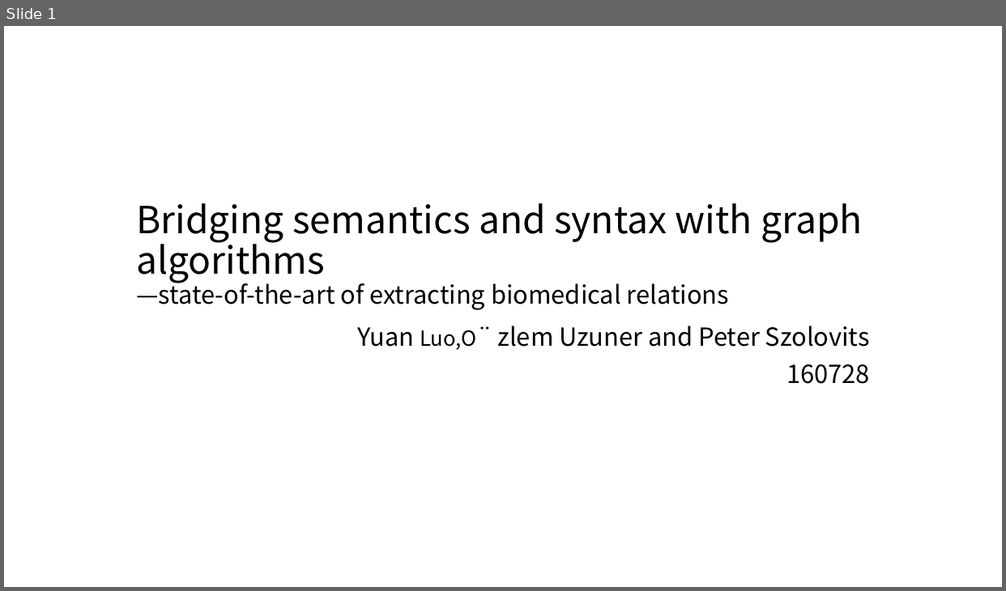
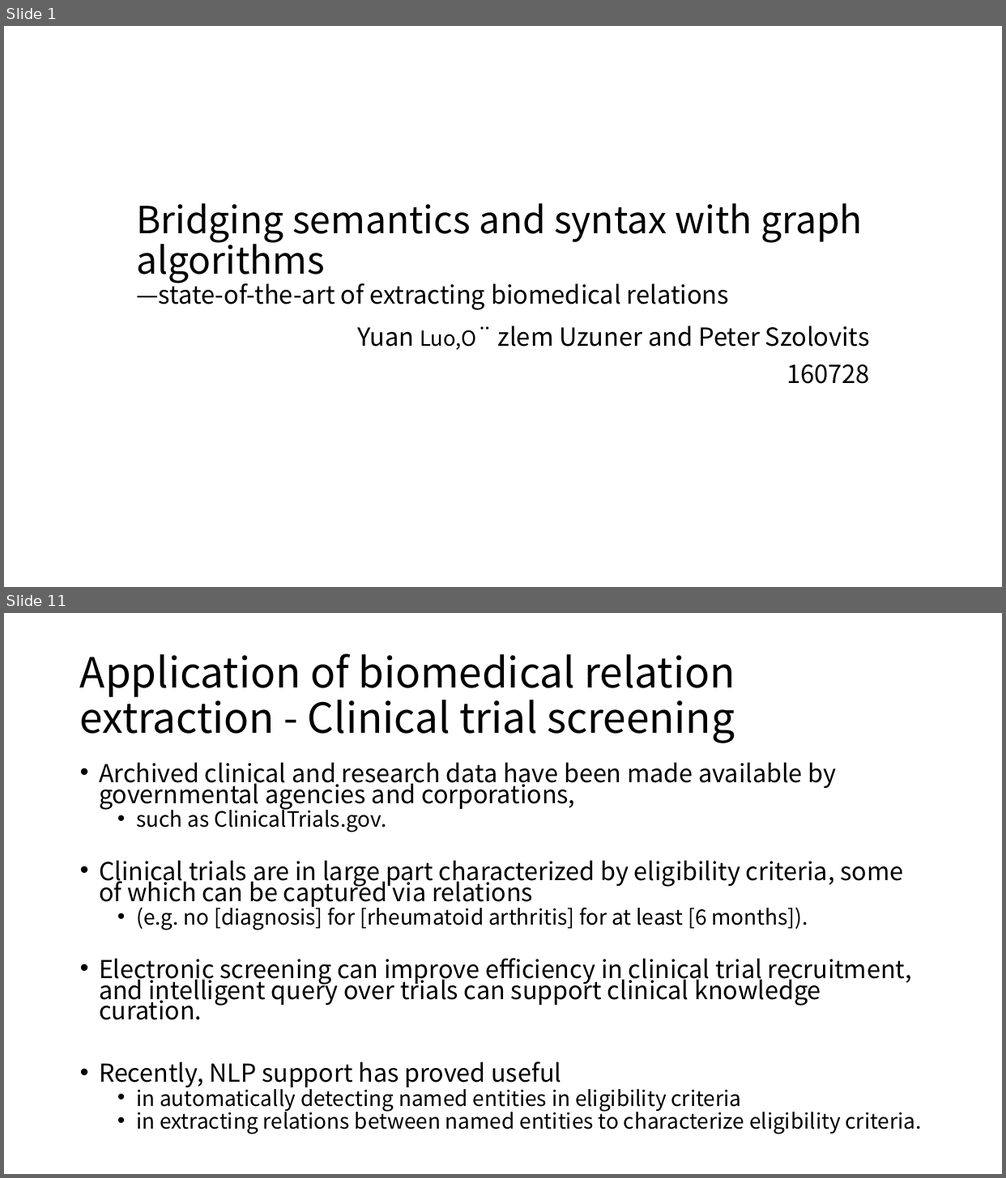
Before and after one commit to moklise/TIL, a slide deck: Review/Brief Bioinform_2016_Luo_Bridging semantics and syntax with graph algorithm/Bridging semantics and syntax with graph.pptx. Shown one above the other, each under a label of ours: slide 1 before the commit, slides 1 and 11 after it; the slides between them are not shown. The pictures are 1006x591 and 1006x1178 pixels, drawn with LibreOffice and Linux fonts; fonts in the diff are those of the drawing; background and template pictures are left out. Boxes give left, top, right and bottom in pixels: in the first picture for what was removed or moved away, otherwise in the second. Text is boxed around its words. In the diff, an @@ line names an element or a change of style, - is before the commit and + after.

```diff
--- a/Review/Brief Bioinform_2016_Luo_Bridging semantics and syntax with graph algorithm/Bridging semantics and syntax with graph.pptx
+++ b/Review/Brief Bioinform_2016_Luo_Bridging semantics and syntax with graph algorithm/Bridging semantics and syntax with graph.pptx
@@ slide 11 added at box(4, 613, 1002, 1174), background #FFFFFF @@
@@ title added at box(80, 653, 735, 743), 40 pt, text #000000 @@
+Application of biomedical relation extraction - Clinical trial screening
@@ text added at box(99, 762, 922, 1135), 23.8 pt, text #000000 @@
+• Archived clinical and research data have been made available by governmental agencies and corporations,
+  • such as ClinicalTrials.gov.
+• Clinical trials are in large part characterized by eligibility criteria, some of which can be captured via relations
+  • (e.g. no [diagnosis] for [rheumatoid arthritis] for at least [6 months]).
+• Electronic screening can improve efficiency in clinical trial recruitment, and intelligent query over trials can support clinical knowledge curation.
+• Recently, NLP support has proved useful
+  • in automatically detecting named entities in eligibility criteria
+  • in extracting relations between named entities to characterize eligibility criteria.
```
Also in this commit, not shown: 15 other slides added, 1 slide removed, 2 other files.
